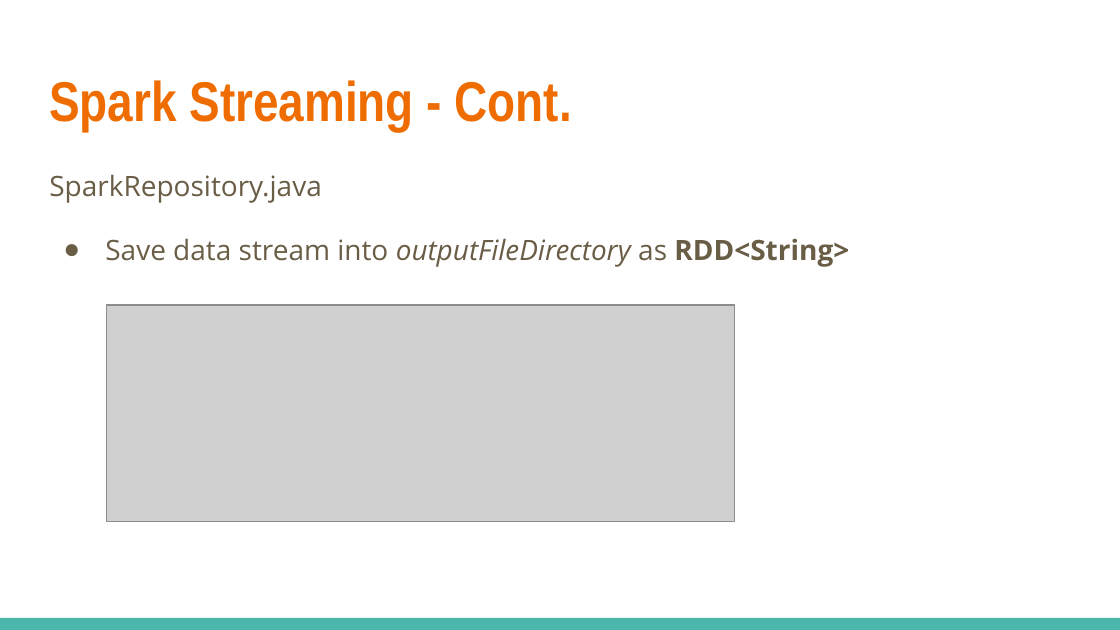
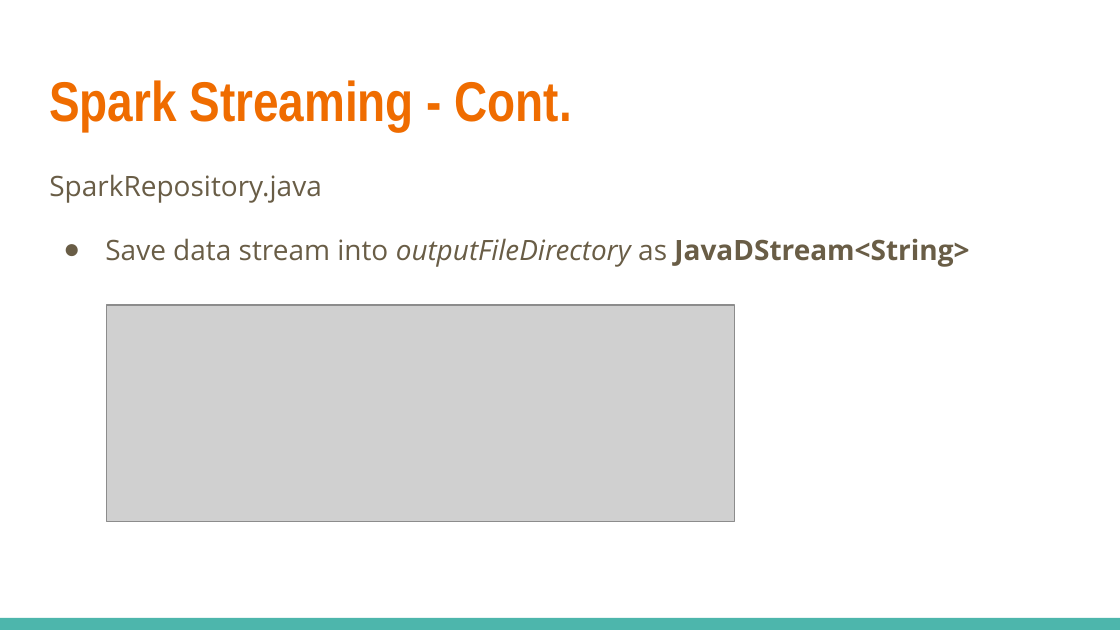
Before and after one commit to dorakhiev/BookReviewRate, a slide deck: slide 13 of Slide/Big Data Technology_BookReviewRatings.pptx. Drawn at 1120x630 pixels with LibreOffice and Linux fonts; fonts in the diff are those of the drawing; grey boxes stand for pictures. Boxes give left, top, right and bottom in pixels: in the first picture for what was removed or moved away, otherwise in the second. Text is boxed around its words. In the diff, an @@ line names an element or a change of style, - is before the commit and + after.

Commit message:
Updated slide to replace RDD<String> with JavaDStream<String>

```diff
--- a/Slide/Big Data Technology_BookReviewRatings.pptx
+++ b/Slide/Big Data Technology_BookReviewRatings.pptx
@@ text at box(105, 238, 969, 267): text changed @@
-● Save data stream into outputFileDirectory as RDD<String>
+● Save data stream into outputFileDirectory as JavaDStream<String>
```
Also in this commit, not shown: 1 other slide changed.
